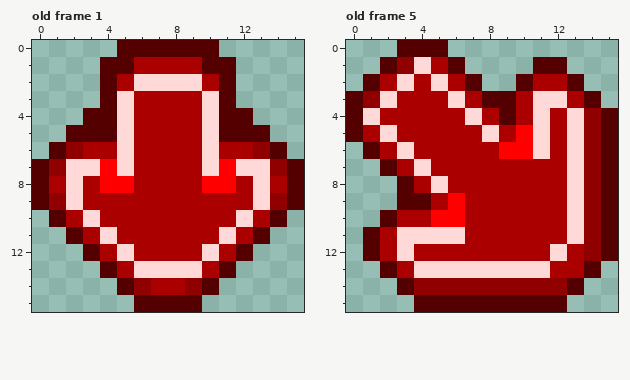
Edited in one commit: pixel-art file (art/arrow.aseprite). Above, as it was before the edit.
16x16 pixels, 9 frames. Colours within 5 levels of each other are drawn and written as one. Shown: old frame 1, old frame 5. The commit also changed other frames, which this record leaves out.
Once edited:
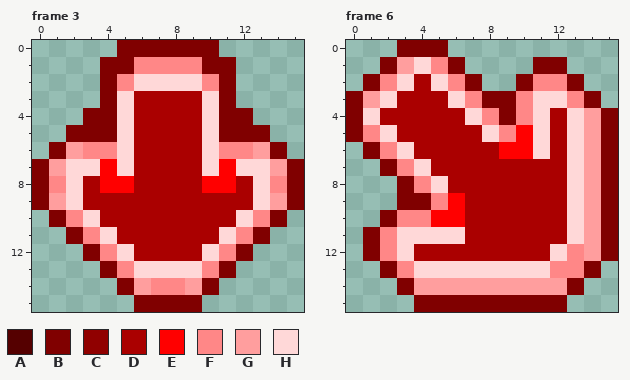
Palette (. is transparent): A #550000  B #800000  C #900000  D #aa0000  E #ff0000  F #ff8787  G #ff9e9e  H #ffd8d8
A new or re-ordered frame is compared with the old frame closest to it.
Difference:
frames 9 -> 11
Frame 3 is new; against old frame 1:
Colour A becomes colour B in row 0 at x 5 to 10; in row 1 at x 4 to 5 and 10 to 11; in rows 2 to 3 at x 4 and 11; in row 4 at x 3 to 4 and 11 to 12; in row 5 at x 2 to 4 and 11 to 13; in row 6 at x 1 and 14.
Colour A becomes colour B in rows 7 to 9 at x 0 and 15; in row 10 at x 1 and 14; in row 11 at x 2 and 13; in row 12 at x 3 and 12; in row 13 at x 4 and 11; in row 14 at x 5 and 10.
Colour A becomes colour B in row 15 at x 6 to 9.
Colour D becomes colour F in row 1 at x 6 to 9; in row 2 at x 5 and 10; in row 6 at x 3 to 4 and 11 to 12; in row 8 at x 1 and 14; in row 10 at x 2 and 13; in row 11 at x 3 and 12.
Colour D becomes colour F in row 12 at x 4 and 11; in row 13 at x 5 and 10; in row 14 at x 7 to 8.
Colour C becomes colour G in row 6 at x 2 and 13; in row 7 at x 1 and 14; in row 9 at x 1 and 14; in row 14 at x 6 and 9.
Frame 6 is new; against old frame 5:
Colour A becomes colour B in row 0 at x 3 to 5; in row 1 at x 2, 6 and 11 to 12; in row 2 at x 1, 7, 10 and 13; in row 3 at x 0, 8 to 9 and 14; in row 4 at x 0, 9 and 15; in row 5 at x 0 and 15.
Colour A becomes colour B in row 6 at x 1 and 15; in row 7 at x 2 and 15; in row 8 at x 3 and 15; in row 9 at x 3 to 4 and 15; in row 10 at x 2 and 15; in rows 11 to 12 at x 1 and 15.
Colour A becomes colour B in row 13 at x 2 and 14; in row 14 at x 3 and 13; in row 15 at x 4 to 12.
Colour D becomes colour F in row 1 at x 5; in row 2 at x 2, 6 and 11 to 12; in row 3 at x 7, 10 and 13; in row 4 at x 8 and 10; in row 5 at x 1 and 9; in row 6 at x 2.
Colour D becomes colour F in row 7 at x 3; in row 8 at x 4; in row 9 at x 5; in row 10 at x 3 to 4; in row 11 at x 2; in row 12 at x 2 and 13.
Colour D becomes colour F in row 13 at x 3 and 12 to 13.
Colour C becomes colour G in row 1 at x 3; in row 3 at x 1; in rows 4 to 12 at x 14; in row 14 at x 4 to 12.
Pixel boxes of the changes (left, top, right, bottom) in both pictures:
changed: (32, 40, 304, 312)
changed: (346, 40, 618, 312)
